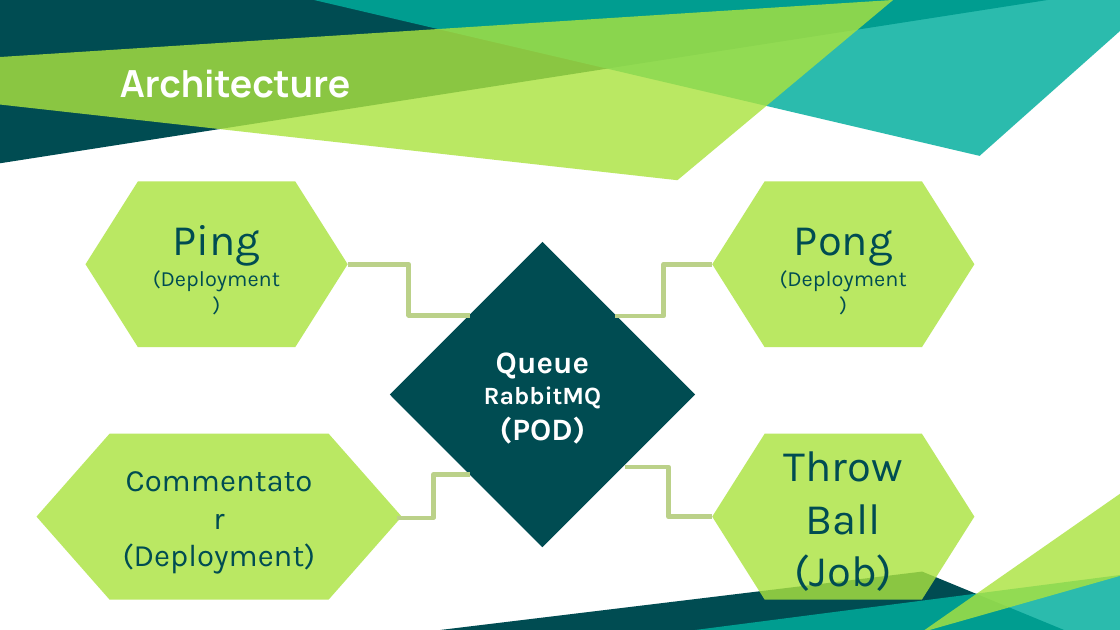
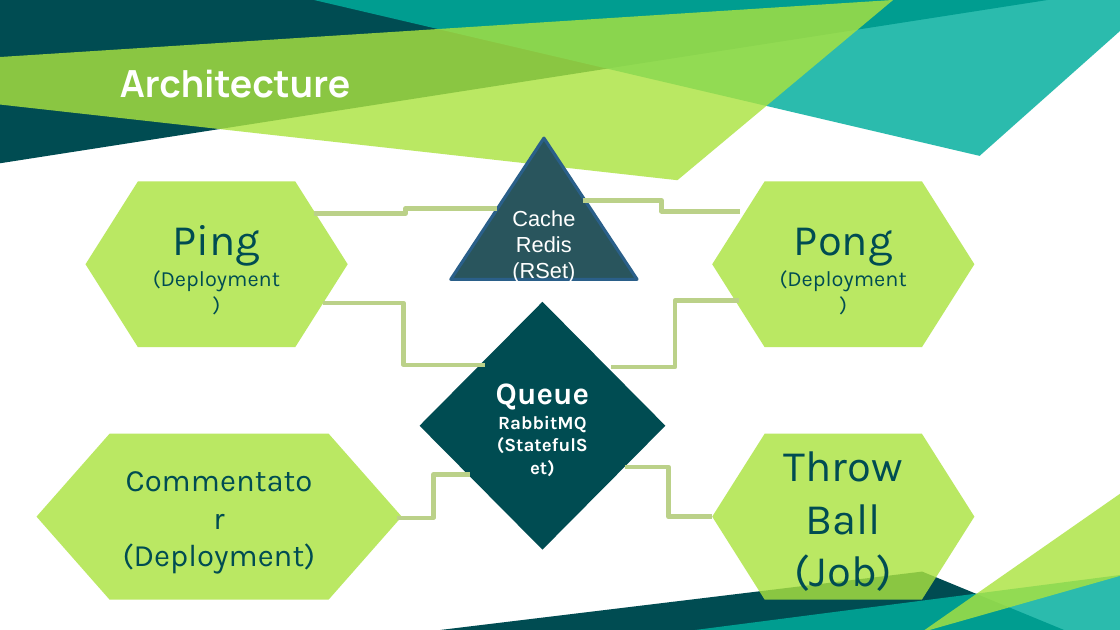
Before and after one commit to patrocinio/chaos-monkey-playing-ping-pong, a slide deck: slide 7 of v2/Presentation/Kubernetes-Resilience.pptx. Drawn at 1120x630 pixels with LibreOffice and Linux fonts; fonts in the diff are those of the drawing. Boxes give left, top, right and bottom in pixels: in the first picture for what was removed or moved away, otherwise in the second. Text is boxed around its words. In the diff, an @@ line names an element or a change of style, - is before the commit and + after.

Commit message:
Fix queue

```diff
--- a/v2/Presentation/Kubernetes-Resilience.pptx
+++ b/v2/Presentation/Kubernetes-Resilience.pptx
@@ triangle added at (451,138,637,279), fill #29555D, outline #2B5F8A 2 pt, 14 pt, text #FFFFFF @@
+Cache
+Redis
+(RSet)
@@ elbow line added from (314, 214) to (497, 208), #BBD189 3 pt @@
@@ elbow line added from (584, 200) to (740, 212), #BBD189 3 pt @@
@@ elbow line moved from (347, 264) - (470, 316) to (323, 304) - (485, 365) @@
@@ diamond "Queue RabbitMQ": place and size @@
-diamond "Queue RabbitMQ" at (390,242,696,548)
+diamond "Queue RabbitMQ" at (420,301,665,549)
@@ elbow line moved from (615, 316) - (712, 264) to (612, 367) - (739, 300) @@
@@ text in diamond at (496,383,589,433): size 16 to 12 pt in "RabbitMQ" @@
@@ text in diamond at (500,416,586,444): text changed; size 20 to 12 pt @@
-(POD)
+(StatefulSet)
```
Also in this commit, not shown: 1 other slide changed, 3 other files.
